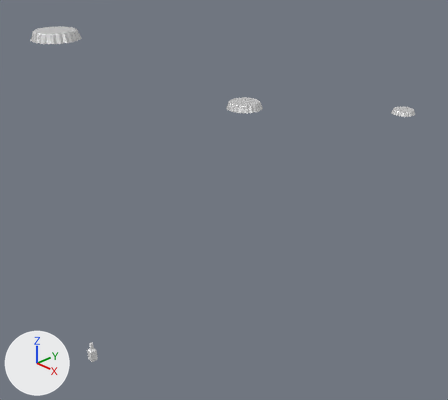
The Blender file BlenderModels/GasStation/Props/BottlesDrinks.blend: old version first, new version second.
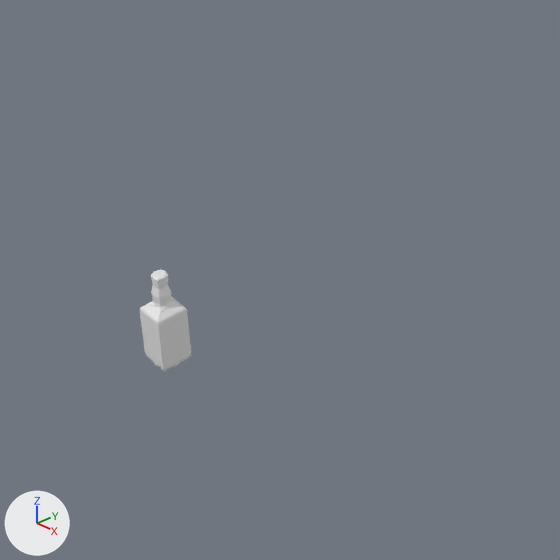
Old and new are each drawn whole from a camera (50 mm lens) standing at (5.82, -3.26, 5.34) and looking at (-0.31, 2.68, 1.32) and again close up on the part from 13% to 38% of the width and 72% to 100% of the height. The axes (+X, +Y, +Z) are drawn at lower left. The lights are the same throughout. The first two pictures are the older version.

Before the edit, the objects in view are built like this:
```python
me_cube = bpy.data.meshes.new('Cube')
me_cube.from_pydata(...)  # 269 vertices, 265 faces; spans x -0.044..0.043, y -0.043..0.044, z -0.001..0.27
me_cube_002 = bpy.data.meshes.new('Cube.002')
me_cube_002.from_pydata(...)  # 808 vertices, 702 faces; spans x -0.0264..0.0261, y -0.0269..0.0263, z -0.001..0.131
me_cube_003 = bpy.data.meshes.new('Cube.003')
me_cube_003.from_pydata(...)  # 282 vertices, 276 faces; spans x -0.039..0.038, y -0.038..0.039, z -0.001..0.254
me_cube_006 = bpy.data.meshes.new('Cube.006')
me_cube_006.from_pydata(...)  # 705 vertices, 588 faces; spans x -0.0436..0.0433, y -0.0441..0.0428, z -0.0034..0.1236
me_cylinder = bpy.data.meshes.new('Cylinder')
me_cylinder.from_pydata(...)  # 845 vertices, 782 faces; spans x -0.0422..0.0418, y -0.0421..0.0419, z 0.0008..0.1456
ob_cube_001 = bpy.data.objects.new('Cube.001', me_cube_002)
ob_cube_001.location = (0.0, 0.0, 0.0)
ob_cube_003 = bpy.data.objects.new('Cube.003', me_cube_003)
ob_cube_003.location = (0.0, 0.0, 0.0)
ob_cube_004 = bpy.data.objects.new('Cube.004', me_cube_006)
ob_cube_004.location = (0.0, 0.0, 0.0)
ob_cube_005 = bpy.data.objects.new('Cube.005', me_cube)
ob_cube_005.location = (0.0, 0.0, 0.0)
ob_cylinder = bpy.data.objects.new('Cylinder', me_cylinder)
ob_cylinder.location = (0.0, 0.0, 0.0)
```
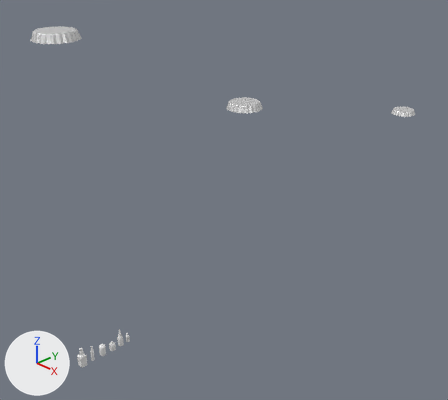
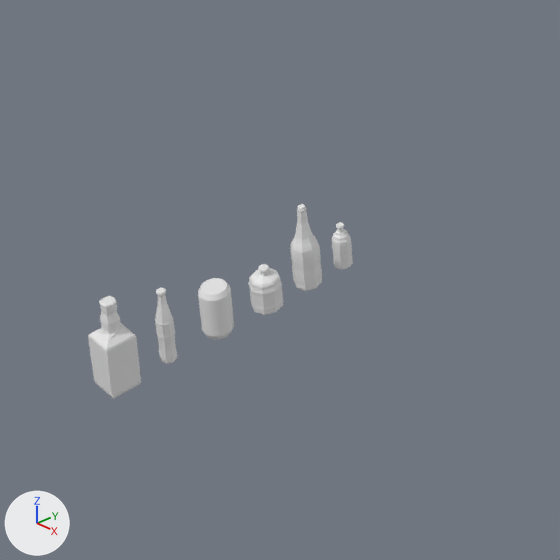
Not visible in the close-ups: 'DakJeckels.001'.

Where the change shows, as pixel boxes (x1, y1, x2, y2) in the close-ups (560 x 560 px):
'Cube.005', moved: before (140, 269, 191, 371); after (88, 296, 141, 399)
'Cube.003', moved (not visible before): after (291, 204, 322, 291)
'Cylinder', moved (not visible before): after (198, 278, 234, 339)
'Cube.004', moved (mostly hidden before): before (152, 344, 179, 367); after (249, 264, 283, 315)
'Cube.001', moved (not visible before): after (331, 222, 353, 270)

What changed in the scene script:
```text
Add me_cube_008:
    me_cube_008.from_pydata(...)  # 156 vertices, 150 faces; spans x -0.044..0.043, y -0.043..0.044, z -0.001..0.247
Change ob_cube_001:
    ob_cube_001.location: (0.0, 0.0, 0.0) -> (0.0, 0.556, 0.0)
Change ob_cube_003:
    ob_cube_003.location: (0.0, 0.0, 0.0) -> (0.0, 0.44, 0.0)
Change ob_cube_004:
    ob_cube_004.location: (0.0, 0.0, 0.0) -> (0.0, 0.309, 0.0)
Change ob_cube_005:
    ob_cube_005.location: (0.0, 0.0, 0.0) -> (0.0, -0.152, 0.0)
Change ob_cylinder:
    ob_cylinder.location: (0.0, 0.0, 0.0) -> (0.0, 0.154, 0.0)
Add ob_dakjeckels_001:
    ob_dakjeckels_001 = bpy.data.objects.new('DakJeckels.001', me_cube_008)
    ob_dakjeckels_001.location = (0.0, -0.152, 0.012)
    ob_dakjeckels_001.scale = (0.913, 0.913, 0.913)
```
